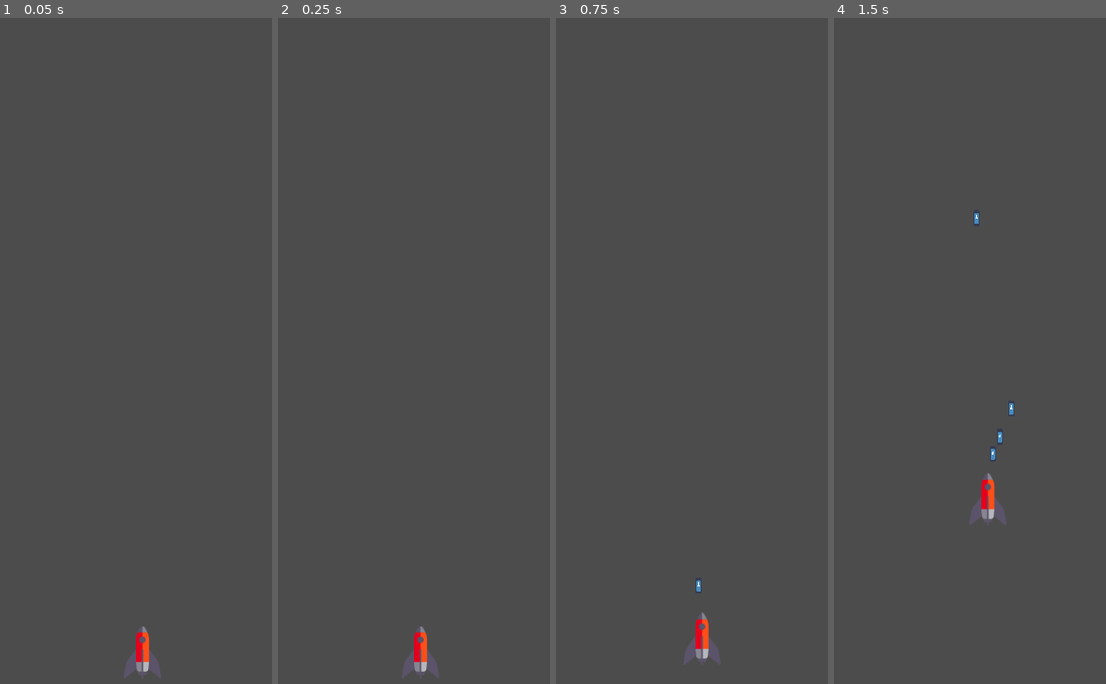
Above: before the commit, frames 1-4 (left to right).
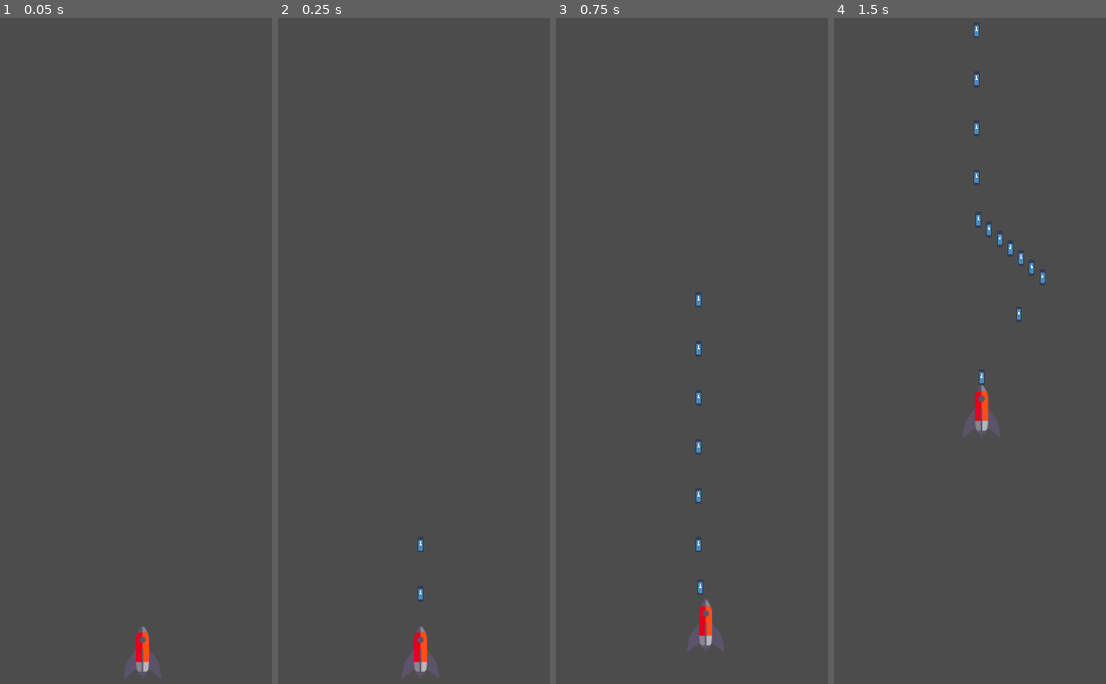
Above: after the commit, the same moments.

Repository: lucaspsantana/plutao
Game: Godot game, scene res://src/Main.tscn
The game is run twice, just before and just after one commit, with the same random seed, the same clock (stepped at 60 frames per second) and the same inputs. The engine's default icon, where the game draws it, is replaced by a stand-in: a white triangle on a blue panel in a dark square.
Inputs (mouse positions are in pixels of both pictures, inside the frame that each line leads up to):
- Up to frame 1 (0.05 s): no input
- Up to frame 2 (0.25 s): no input
- Up to frame 3 (0.75 s): tap Enter at 0.5 s; move the mouse to (784, 331) at 0.52 s; click (784, 331) at 0.67 s
- Up to frame 4 (1.5 s): drag from (899, 404) to (1008, 537) at 1.27 s

Frame 1 is identical in both runs. In frame 2, less than 0.1% of the frame differs, in the area x 51-54%, y 78-88%; in frame 3, 0.9%; in frame 4, 1.4%, in the area x 47-78%, y 1-77%.

Commit message:
upadte physics bullet

Diff:
--- a/project.godot
+++ b/project.godot
@@ -68,8 +68,10 @@
 2d_physics/layer_1="Player"
 2d_render/layer_2="Enemy"
 2d_physics/layer_2="Enemy"
-2d_render/layer_3="World"
-2d_physics/layer_3="World"
+2d_render/layer_3="Bullet"
+2d_physics/layer_3="Bullet"
+2d_render/layer_4="World"
+2d_physics/layer_4="World"
 
 [rendering]
 
--- a/src/Bullet.gd
+++ b/src/Bullet.gd
@@ -4,7 +4,6 @@
 var velocity : = Vector2(0,-1)
 
 func _physics_process(delta):
-	var velocity: = Vector2(0,-1)
 	velocity = velocity.normalized() * speed
 	position += velocity * delta
 
--- a/src/Bullet.tscn
+++ b/src/Bullet.tscn
@@ -11,7 +11,8 @@
 "bullet",
 ]]
 position = Vector2( 226.795, 418.366 )
-collision_mask = 2
+collision_layer = 4
+collision_mask = 10
 script = ExtResource( 2 )
 
 [node name="icon" type="Sprite" parent="."]
--- a/src/Player.gd
+++ b/src/Player.gd
@@ -1,6 +1,6 @@
 extends KinematicBody2D
 
-export var speed: = 250
+export var speed: = 500
 signal hit
 var target: = Vector2()
 
@@ -9,14 +9,13 @@
 func _ready():
 	screen_size = get_viewport_rect().size
 	hide()
+	$Timer.start()
 
 func _input(event):
 	if event is InputEventScreenTouch and event.is_pressed():
 		target = event.position
-		limit_shoots()
 	if event is InputEventScreenDrag:
 		target = event.position
-		limit_shoots()
 		#speed = event.get_speed()
 
 func _physics_process(delta):
@@ -28,6 +27,7 @@
 	position += velocity * delta
 	position.x = clamp(position.x, 0, screen_size.x)
 	position.y = clamp(position.y, 0, screen_size.y)
+
 
 
 func start(pos):
@@ -51,5 +51,9 @@
 	get_parent().add_child(bulletNode)
 
 func limit_shoots():
-	if get_tree().get_nodes_in_group("bullet").size() < 20:
+	if get_tree().get_nodes_in_group("bullet").size() < 50:
 		shoot()
+
+
+func _on_Timer_timeout():
+	limit_shoots()
--- a/src/Player.tscn
+++ b/src/Player.tscn
@@ -10,7 +10,7 @@
 
 [node name="Player" type="KinematicBody2D"]
 position = Vector2( 100, 300 )
-collision_mask = 4
+collision_mask = 12
 script = ExtResource( 2 )
 
 [node name="ship" type="Sprite" parent="."]
@@ -26,4 +26,8 @@
 
 [node name="BulletPosition" type="Position2D" parent="."]
 position = Vector2( 0.116959, -41.5085 )
+
+[node name="Timer" type="Timer" parent="."]
+wait_time = 0.1
 [connection signal="body_entered" from="EnemyDetector" to="." method="_on_EnemyDetector_body_entered"]
+[connection signal="timeout" from="Timer" to="." method="_on_Timer_timeout"]
